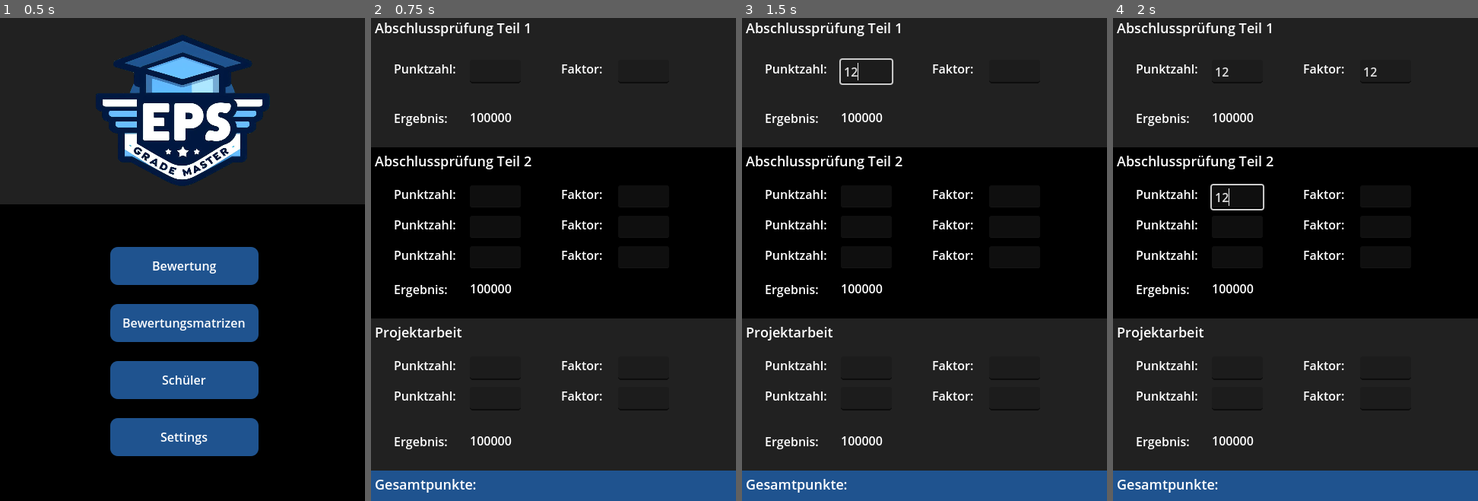
Above: before the commit, frames 1-4 (left to right).
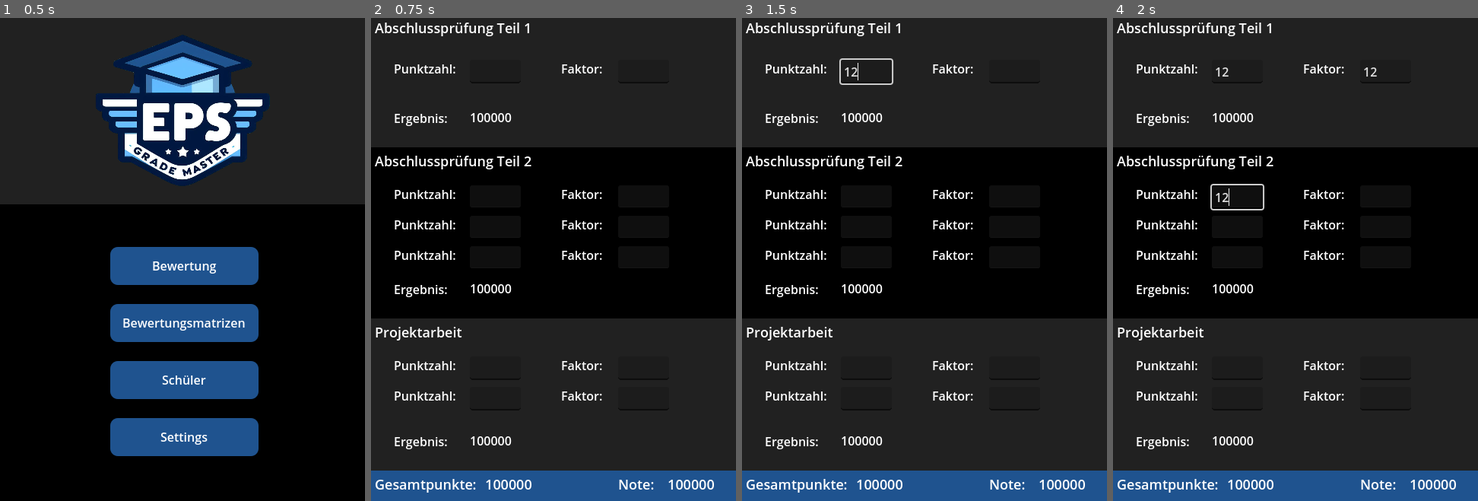
Above: after the commit, the same moments.

Repository: Westi02/EPS-Grades-Master
Game: Godot game, scene res://Scenes/MainScenes/main_scene.tscn
Two runs of this game, one before a commit and one after it. Both use one fixed random seed, a clock stepped at 60 frames per second and the inputs below.
Inputs (mouse positions are in pixels of both pictures, inside the frame that each line leads up to):
- Up to frame 1 (0.5 s): no input
- Up to frame 2 (0.75 s): click "Bewertung" at 0.5 s
- Up to frame 3 (1.5 s): click (866, 71) at 1.27 s; type "12" at 1.35 s
- Up to frame 4 (2 s): click (1386, 71) at 1.5 s; type "12" at 1.58 s; click (1237, 196) at 1.73 s; type "12" at 1.82 s

Frame 1 is identical in both runs. In frame 2, 0.4% of the frame differs, in the area x 31-94%, y 95-98%; in frame 3, 0.4%; in frame 4, 0.4%.

Commit message:
ui erweiterung

Diff:
--- a/Scenes/MainScenes/bewertung_scene.tscn
+++ b/Scenes/MainScenes/bewertung_scene.tscn
@@ -15,6 +15,7 @@
 grow_vertical = 2
 
 [node name="ColorRectTeil1" type="ColorRect" parent="."]
+layout_mode = 0
 offset_right = 480.0
 offset_bottom = 175.0
 color = Color(0.129412, 0.129412, 0.129412, 1)
@@ -44,6 +45,7 @@
 offset_bottom = 31.0
 
 [node name="FaktorLabel" type="Label" parent="ColorRectTeil1"]
+layout_mode = 0
 offset_left = 250.0
 offset_top = 60.0
 offset_right = 332.0
@@ -52,11 +54,13 @@
 "
 
 [node name="InputFaktorTeil1" type="LineEdit" parent="ColorRectTeil1/FaktorLabel"]
+layout_mode = 0
 offset_left = 75.0
 offset_right = 142.063
 offset_bottom = 31.0
 
 [node name="ErgebnisLabelTitel" type="Label" parent="ColorRectTeil1"]
+layout_mode = 0
 offset_left = 30.0
 offset_top = 125.0
 offset_right = 112.0
@@ -65,6 +69,7 @@
 "
 
 [node name="ErgebnisLabelTeil1" type="Label" parent="ColorRectTeil1/ErgebnisLabelTitel"]
+layout_mode = 0
 offset_left = 100.0
 offset_top = -1.0
 offset_right = 182.0
@@ -72,6 +77,7 @@
 text = "100000"
 
 [node name="ColorRectTeil2" type="ColorRect" parent="."]
+layout_mode = 0
 offset_top = 175.0
 offset_right = 480.0
 offset_bottom = 400.0
@@ -88,6 +94,7 @@
 label_settings = SubResource("LabelSettings_664u0")
 
 [node name="PunkteLabelP1" type="Label" parent="ColorRectTeil2"]
+layout_mode = 0
 offset_left = 30.0
 offset_top = 50.0
 offset_right = 112.0
@@ -102,6 +109,7 @@
 offset_bottom = 31.0
 
 [node name="FaktorLabelP1" type="Label" parent="ColorRectTeil2"]
+layout_mode = 0
 offset_left = 250.0
 offset_top = 50.0
 offset_right = 332.0
@@ -110,11 +118,13 @@
 "
 
 [node name="InputFaktorTeil2P1" type="LineEdit" parent="ColorRectTeil2/FaktorLabelP1"]
+layout_mode = 0
 offset_left = 75.0
 offset_right = 142.063
 offset_bottom = 31.0
 
 [node name="PunkteLabelP2" type="Label" parent="ColorRectTeil2"]
+layout_mode = 0
 offset_left = 30.0
 offset_top = 90.0
 offset_right = 112.0
@@ -129,6 +139,7 @@
 offset_bottom = 31.0
 
 [node name="FaktorLabelP2" type="Label" parent="ColorRectTeil2"]
+layout_mode = 0
 offset_left = 250.0
 offset_top = 90.0
 offset_right = 332.0
@@ -137,11 +148,13 @@
 "
 
 [node name="InputFaktorTeil2P2" type="LineEdit" parent="ColorRectTeil2/FaktorLabelP2"]
+layout_mode = 0
 offset_left = 75.0
 offset_right = 142.063
 offset_bottom = 31.0
 
 [node name="PunkteLabelP3" type="Label" parent="ColorRectTeil2"]
+layout_mode = 0
 offset_left = 30.0
 offset_top = 130.0
 offset_right = 112.0
@@ -156,6 +169,7 @@
 offset_bottom = 31.0
 
 [node name="FaktorLabelP3" type="Label" parent="ColorRectTeil2"]
+layout_mode = 0
 offset_left = 250.0
 offset_top = 130.0
 offset_right = 332.0
@@ -164,11 +178,13 @@
 "
 
 [node name="InputFaktorTeil2P3" type="LineEdit" parent="ColorRectTeil2/FaktorLabelP3"]
+layout_mode = 0
 offset_left = 75.0
 offset_right = 142.063
 offset_bottom = 31.0
 
 [node name="ErgebnisLabelTitel" type="Label" parent="ColorRectTeil2"]
+layout_mode = 0
 offset_left = 30.0
 offset_top = 175.0
 offset_right = 112.0
@@ -177,6 +193,7 @@
 "
 
 [node name="ErgebnisLabelTeil2" type="Label" parent="ColorRectTeil2/ErgebnisLabelTitel"]
+layout_mode = 0
 offset_left = 100.0
 offset_top = -1.0
 offset_right = 182.0
@@ -184,12 +201,14 @@
 text = "100000"
 
 [node name="ColorRectProjektarbeit" type="ColorRect" parent="."]
+layout_mode = 0
 offset_top = 400.0
 offset_right = 480.0
 offset_bottom = 600.0
 color = Color(0.129412, 0.129412, 0.129412, 1)
 
 [node name="TitelLabel" type="Label" parent="ColorRectProjektarbeit"]
+layout_mode = 0
 offset_left = 5.0
 offset_top = 5.0
 offset_right = 212.0
@@ -199,6 +218,7 @@
 label_settings = SubResource("LabelSettings_664u0")
 
 [node name="PunkteLabelDoku" type="Label" parent="ColorRectProjektarbeit"]
+layout_mode = 0
 offset_left = 30.0
 offset_top = 50.0
 offset_right = 112.0
@@ -213,6 +233,7 @@
 offset_bottom = 31.0
 
 [node name="FaktorLabelDoku" type="Label" parent="ColorRectProjektarbeit"]
+layout_mode = 0
 offset_left = 250.0
 offset_top = 50.0
 offset_right = 332.0
@@ -221,11 +242,13 @@
 "
 
 [node name="InputFaktorDoku" type="LineEdit" parent="ColorRectProjektarbeit/FaktorLabelDoku"]
+layout_mode = 0
 offset_left = 75.0
 offset_right = 142.063
 offset_bottom = 31.0
 
 [node name="PunkteLabelPraesentation" type="Label" parent="ColorRectProjektarbeit"]
+layout_mode = 0
 offset_left = 30.0
 offset_top = 90.0
 offset_right = 112.0
@@ -240,6 +263,7 @@
 offset_bottom = 31.0
 
 [node name="FaktorLabelPraesentation" type="Label" parent="ColorRectProjektarbeit"]
+layout_mode = 0
 offset_left = 250.0
 offset_top = 90.0
 offset_right = 332.0
@@ -248,11 +272,13 @@
 "
 
 [node name="InputFaktorTeil2P2" type="LineEdit" parent="ColorRectProjektarbeit/FaktorLabelPraesentation"]
+layout_mode = 0
 offset_left = 75.0
 offset_right = 142.063
 offset_bottom = 31.0
 
 [node name="ErgebnisLabelTitel" type="Label" parent="ColorRectProjektarbeit"]
+layout_mode = 0
 offset_left = 30.0
 offset_top = 150.0
 offset_right = 112.0
@@ -261,6 +287,7 @@
 "
 
 [node name="ErgebnisLabelProjektarbeit" type="Label" parent="ColorRectProjektarbeit/ErgebnisLabelTitel"]
+layout_mode = 0
 offset_left = 100.0
 offset_top = -1.0
 offset_right = 182.0
@@ -268,12 +295,14 @@
 text = "100000"
 
 [node name="ColorRectGesamt" type="ColorRect" parent="."]
+layout_mode = 0
 offset_top = 600.0
 offset_right = 480.0
 offset_bottom = 640.0
 color = Color(0.121569, 0.32549, 0.560784, 1)
 
-[node name="TitelLabel" type="Label" parent="ColorRectGesamt"]
+[node name="GesamtpunkteTitel" type="Label" parent="ColorRectGesamt"]
+layout_mode = 0
 offset_left = 5.0
 offset_top = 5.0
 offset_right = 212.0
@@ -281,3 +310,30 @@
 text = "Gesamtpunkte:
 "
 label_settings = SubResource("LabelSettings_664u0")
+
+[node name="GesamtpunkteLabel" type="Label" parent="ColorRectGesamt"]
+offset_left = 150.0
+offset_top = 5.0
+offset_right = 357.0
+offset_bottom = 41.0
+text = "100000
+"
+label_settings = SubResource("LabelSettings_664u0")
+
+[node name="NoteTitel" type="Label" parent="ColorRectGesamt"]
+offset_left = 325.0
+offset_top = 5.0
+offset_right = 532.0
+offset_bottom = 41.0
+text = "Note:
+"
+label_settings = SubResource("LabelSettings_664u0")
+
+[node name="NoteLabel" type="Label" parent="ColorRectGesamt"]
+offset_left = 390.0
+offset_top = 5.0
+offset_right = 597.0
+offset_bottom = 41.0
+text = "100000
+"
+label_settings = SubResource("LabelSettings_664u0")
